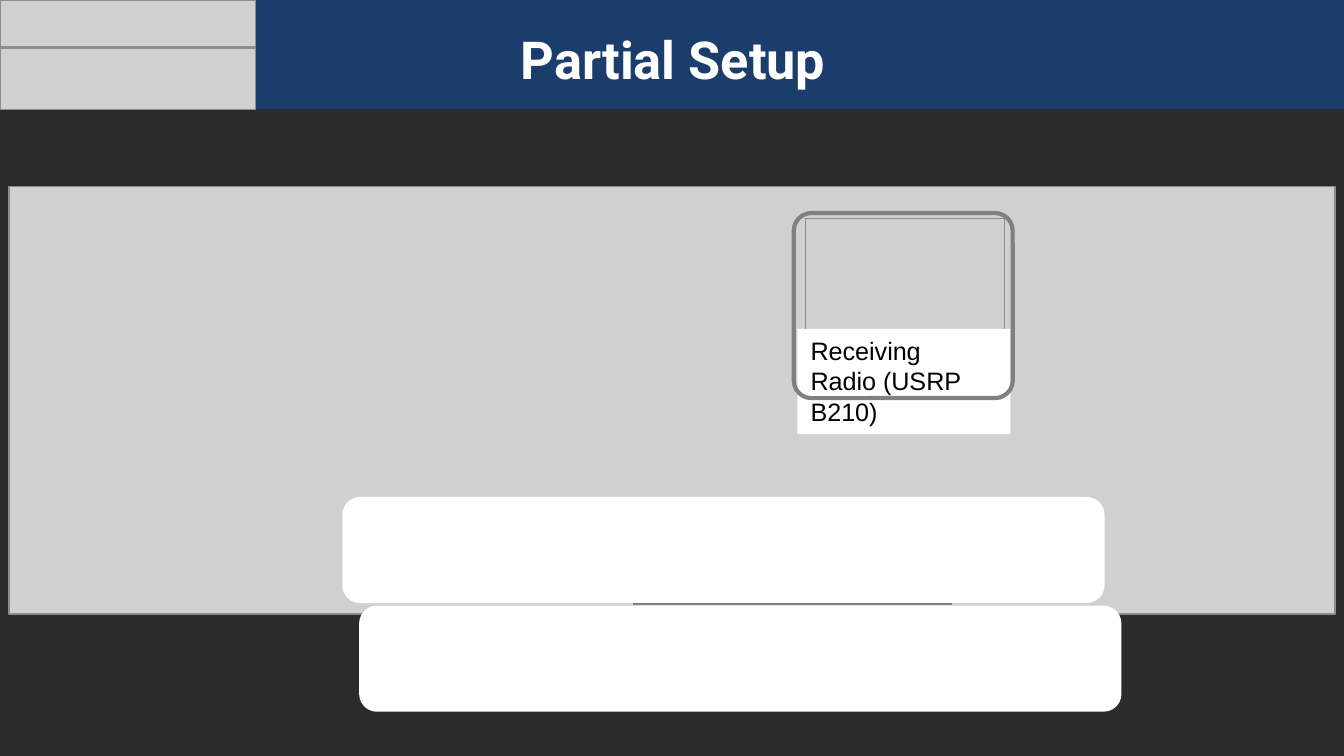
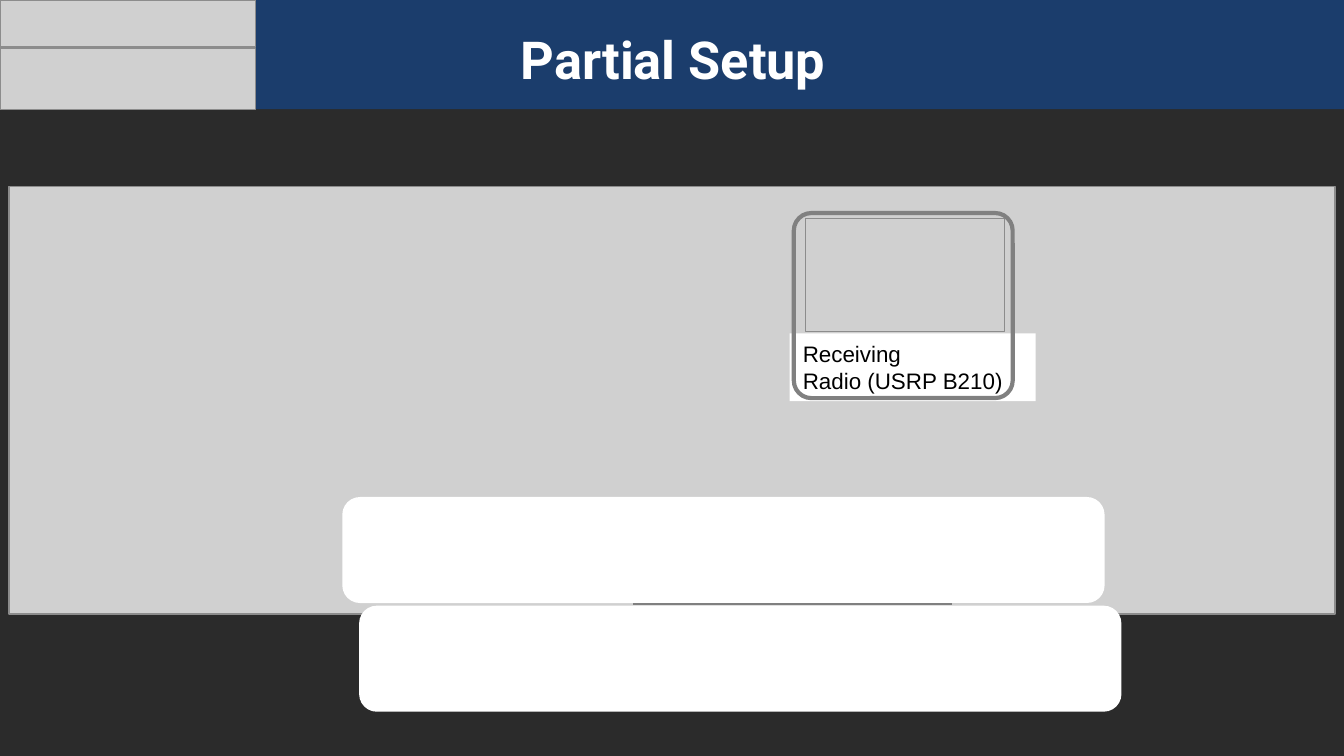
Before and after one commit to daylee/Satellite_Telemetry, a slide deck: slide 5 of Presentations/AIAASciTech.Luppen.pptx. Drawn at 1344x756 pixels with LibreOffice and Linux fonts; fonts in the diff are those of the drawing; grey boxes stand for pictures; background and template pictures are left out; a plain dark background stands for a picture behind light text. Boxes give left, top, right and bottom in pixels: in the first picture for what was removed or moved away, otherwise in the second. Text is boxed around its words. In the diff, an @@ line names an element or a change of style, - is before the commit and + after.

Commit message:
Adjusted font on future work slide

```diff
--- a/Presentations/AIAASciTech.Luppen.pptx
+++ b/Presentations/AIAASciTech.Luppen.pptx
@@ rectangle "Receiving": place and size @@
-rectangle "Receiving" at box(797, 329, 1011, 434)
+rectangle "Receiving" at box(789, 333, 1035, 401)
@@ rectangle "Receiving" at box(789, 333, 1035, 401): size 13.5 to 12 pt @@
```
Also in this commit, not shown: 7 other slides changed.
